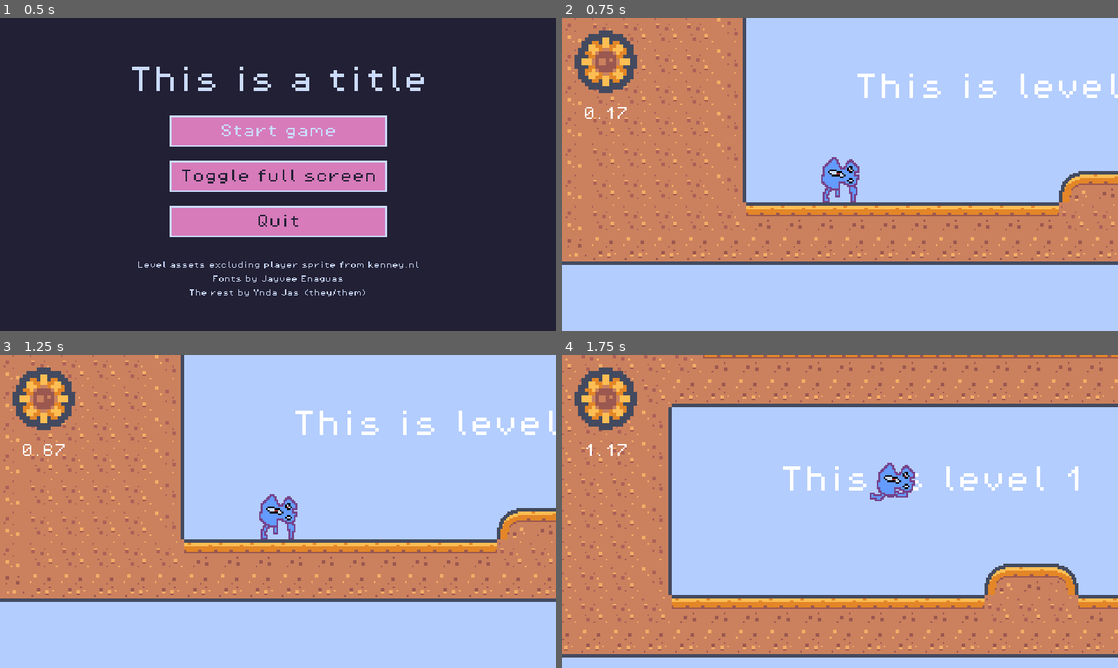
Above: before the commit, frames 1-4 (two rows, left to right).
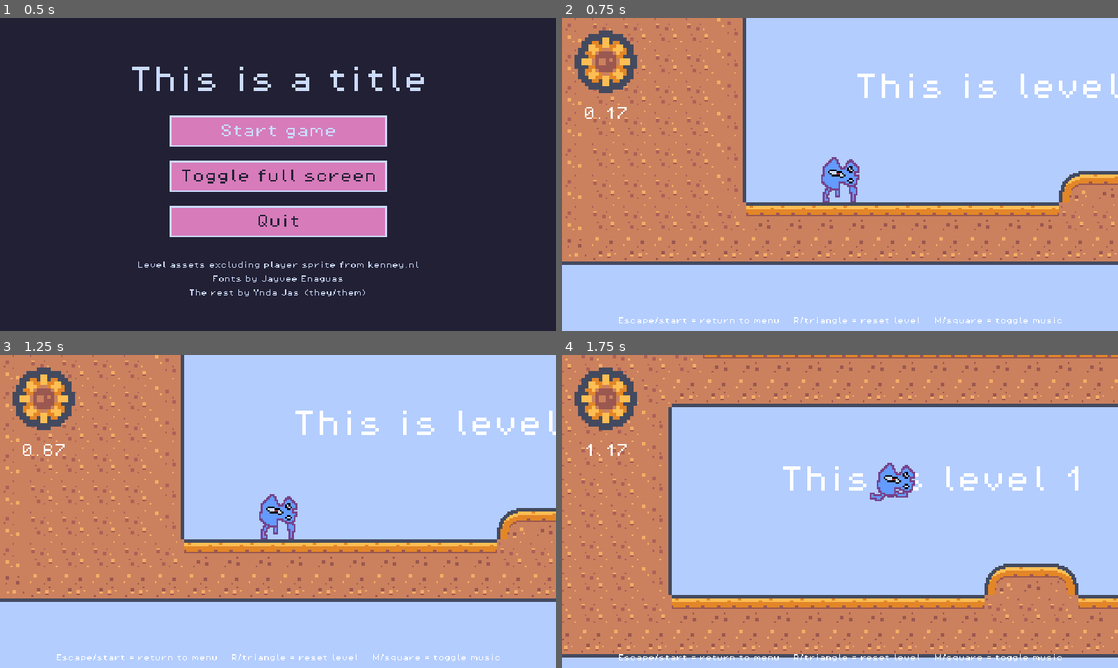
Above: after the commit, the same moments.

Repository: yndajas/ludum-dare-54
Game: Godot game, scene res://scenes/main_menu.tscn
Same seed, same stepped clock (60 frames per second), same inputs: the game is played once before the commit and once after it. Sound files missing from this copy of the repository are replaced by a short silence.
Inputs (mouse positions are in pixels of both pictures, inside the frame that each line leads up to):
- Up to frame 1 (0.5 s): no input
- Up to frame 2 (0.75 s): click "Start game" at 0.5 s
- Up to frame 3 (1.25 s): no input
- Up to frame 4 (1.75 s): move the mouse to (962, 495) at 1.27 s; hold Right (move_right) from 1.28 s (still down); hold M (toggle_music) from 1.28 s (still down); tap Space (jump) at 1.52 s

Frame 1 is identical in both runs. In frame 2, 0.3% of the frame differs, in the area x 10-90%, y 95-98%; in frame 3, 0.3%; in frame 4, 0.3%.

Commit message:
Print controls to screen

Diff:
--- a/scenes/level_1.tscn
+++ b/scenes/level_1.tscn
@@ -518,6 +518,15 @@
 bbcode_enabled = true
 text = "[right]0.00 seconds"
 
+[node name="Controls" type="RichTextLabel" parent="CanvasLayer"]
+offset_top = 344.0
+offset_right = 640.0
+offset_bottom = 352.0
+theme_override_fonts/normal_font = ExtResource("1_hrp24")
+theme_override_font_sizes/normal_font_size = 8
+bbcode_enabled = true
+text = "[center]Escape/start = return to menu    R/triangle = reset level    M/square = toggle music"
+
 [node name="LevelIndicator" type="RichTextLabel" parent="."]
 offset_left = 8.0
 offset_top = -56.0
Not shown, changed: todo.md
